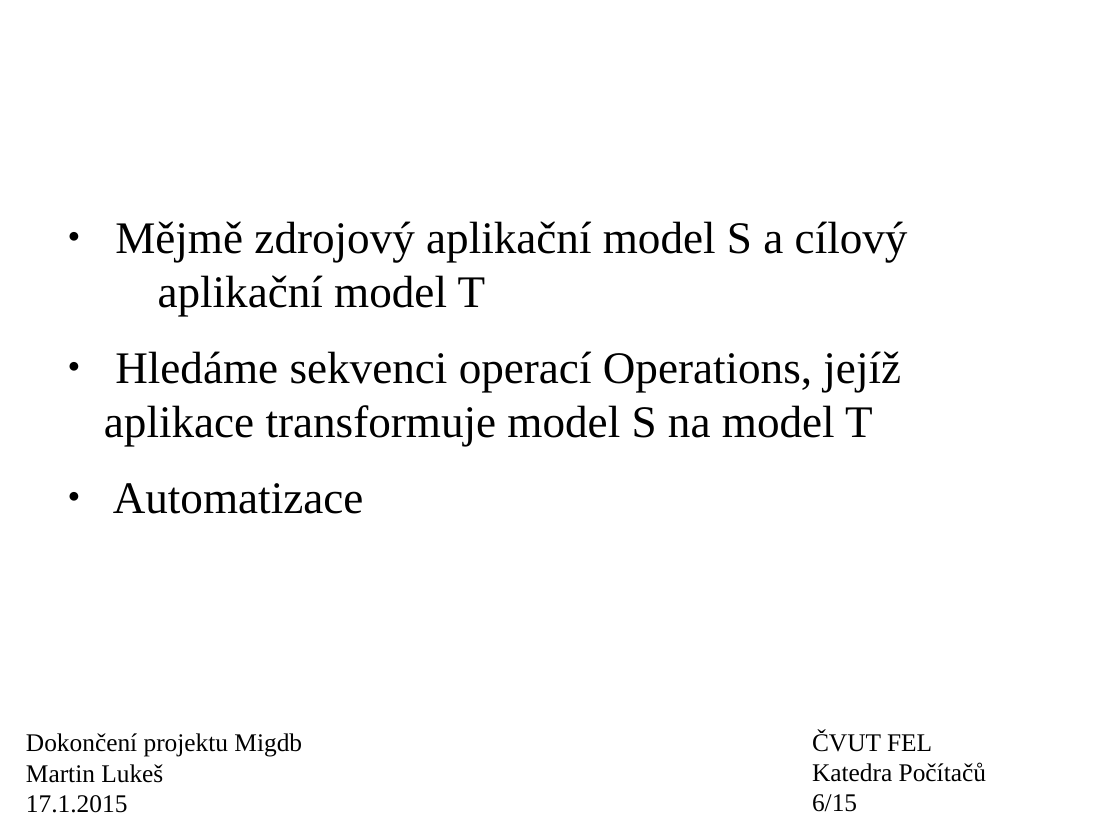
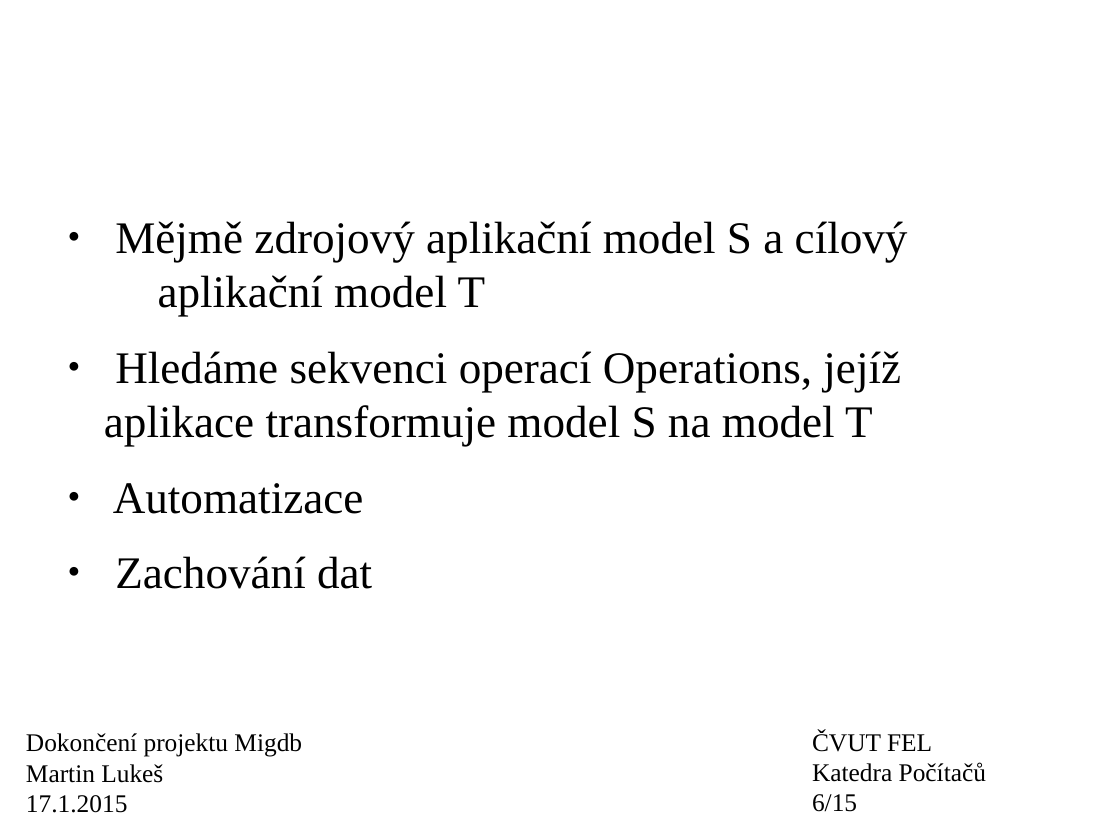
Before and after one commit to wox2/migrace_databaze, a slide deck: slide 6 of diplomka/prezentace.odp. Drawn at 1120x840 pixels with LibreOffice and Linux fonts; fonts in the diff are those of the drawing; background and template pictures are left out. Boxes give left, top, right and bottom in pixels: in the first picture for what was removed or moved away, otherwise in the second. Text is boxed around its words. In the diff, an @@ line names an element or a change of style, - is before the commit and + after.

```diff
--- a/diplomka/prezentace.odp
+++ b/diplomka/prezentace.odp
@@ text at <box>115,556,372,589</box>: paragraph added @@
+● Zachování dat
```
Also in this commit, not shown: 7 other slides changed, 2 other files.
